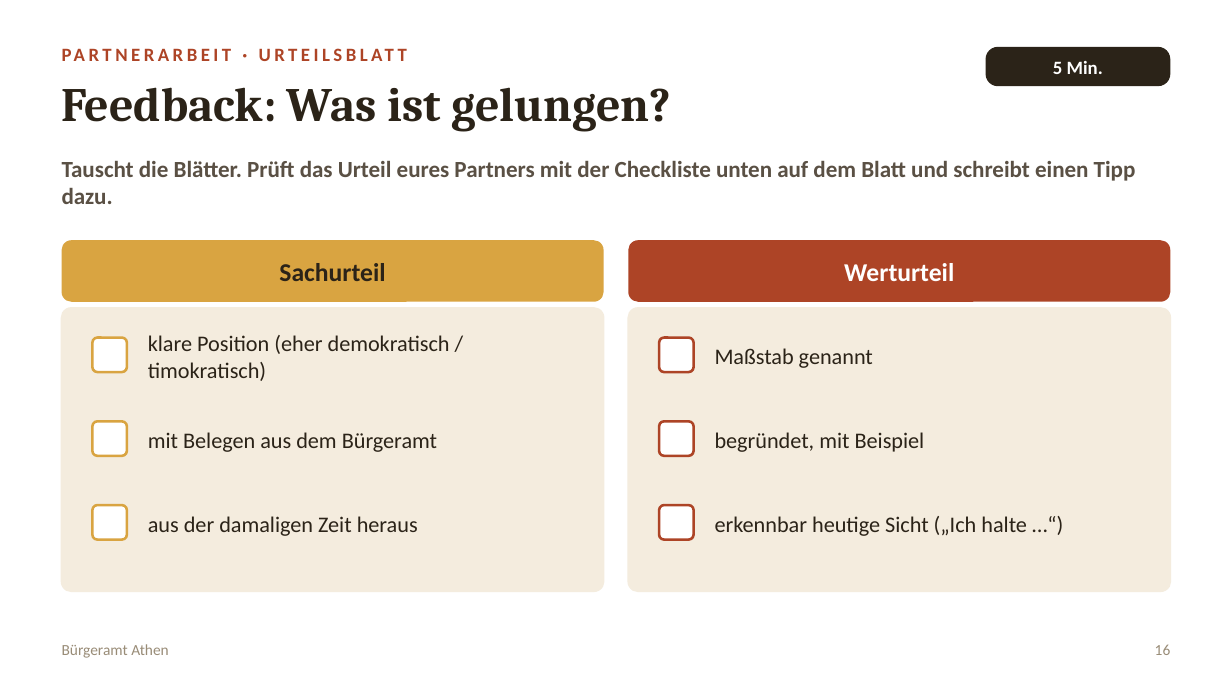
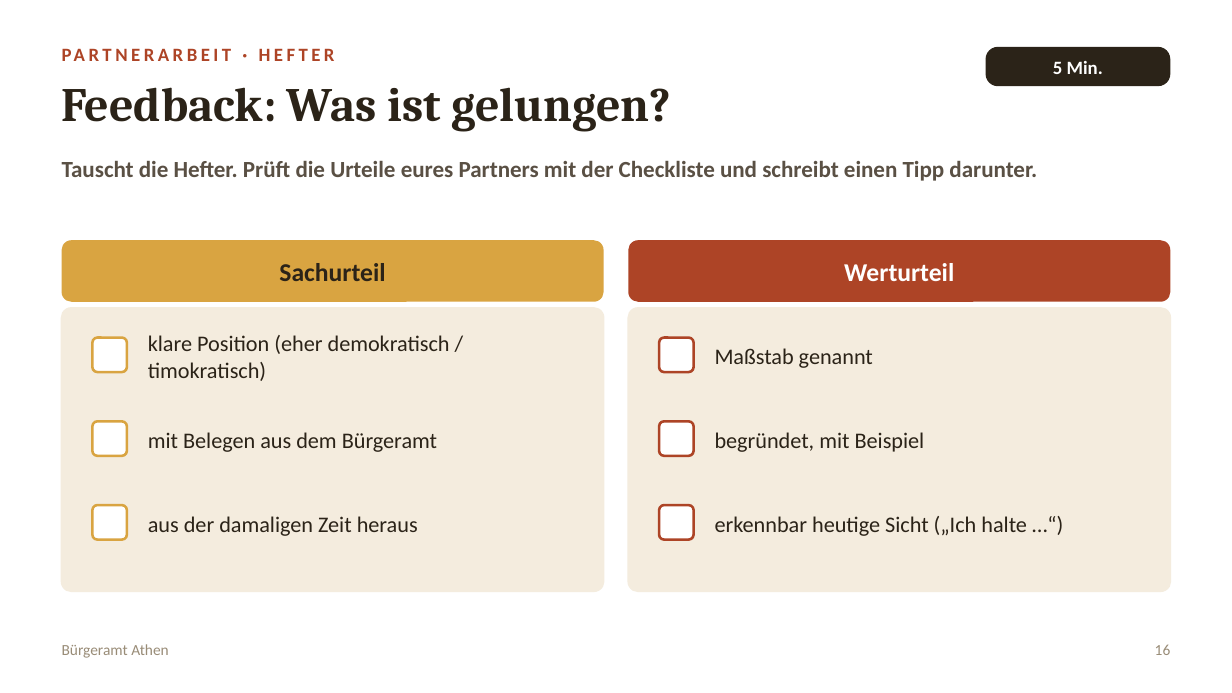
Before and after one commit to golzkonstantin-gif/Schule, a slide deck: slide 16 of Geschichte_11/Stunde_Buergeramt_Athen/Folien_Buergeramt_Athen.pptx. Drawn at 1232x693 pixels with LibreOffice and Linux fonts; fonts in the diff are those of the drawing. Boxes give left, top, right and bottom in pixels: in the first picture for what was removed or moved away, otherwise in the second. Text is boxed around its words. In the diff, an @@ line names an element or a change of style, - is before the commit and + after.

```diff
--- a/Geschichte_11/Stunde_Buergeramt_Athen/Folien_Buergeramt_Athen.pptx
+++ b/Geschichte_11/Stunde_Buergeramt_Athen/Folien_Buergeramt_Athen.pptx
@@ text at bbox=[62, 43, 973, 74]: text changed @@
-PARTNERARBEIT · URTEILSBLATT
+PARTNERARBEIT · HEFTER
@@ text at bbox=[62, 161, 1037, 181]: text changed @@
-Tauscht die Blätter. Prüft das Urteil eures Partners mit der Checkliste unten auf dem Blatt und schreibt einen Tipp dazu.
+Tauscht die Hefter. Prüft die Urteile eures Partners mit der Checkliste und schreibt einen Tipp darunter.
```
Also in this commit, not shown: 2 other slides changed, 2 other files.
